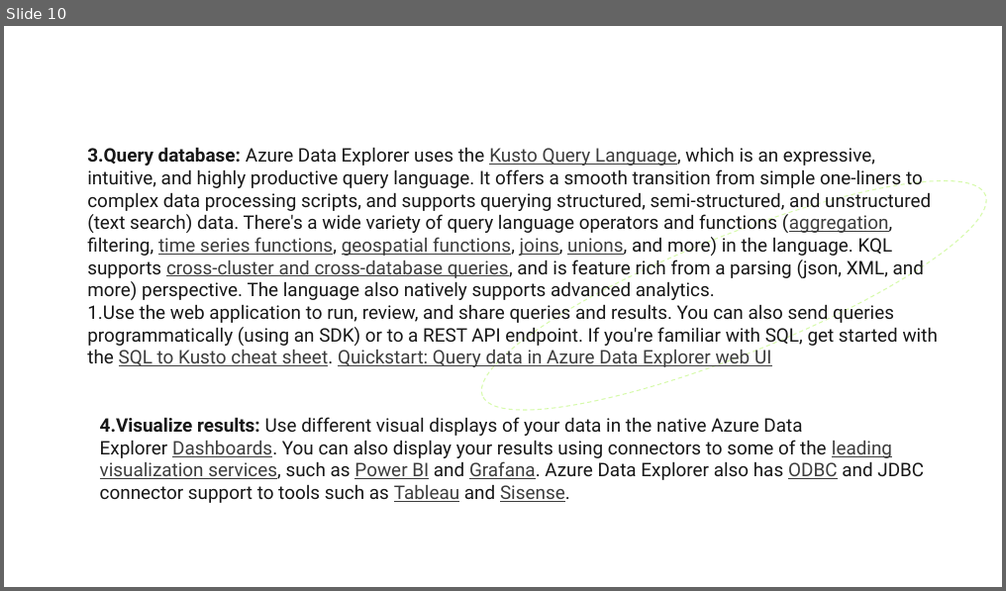
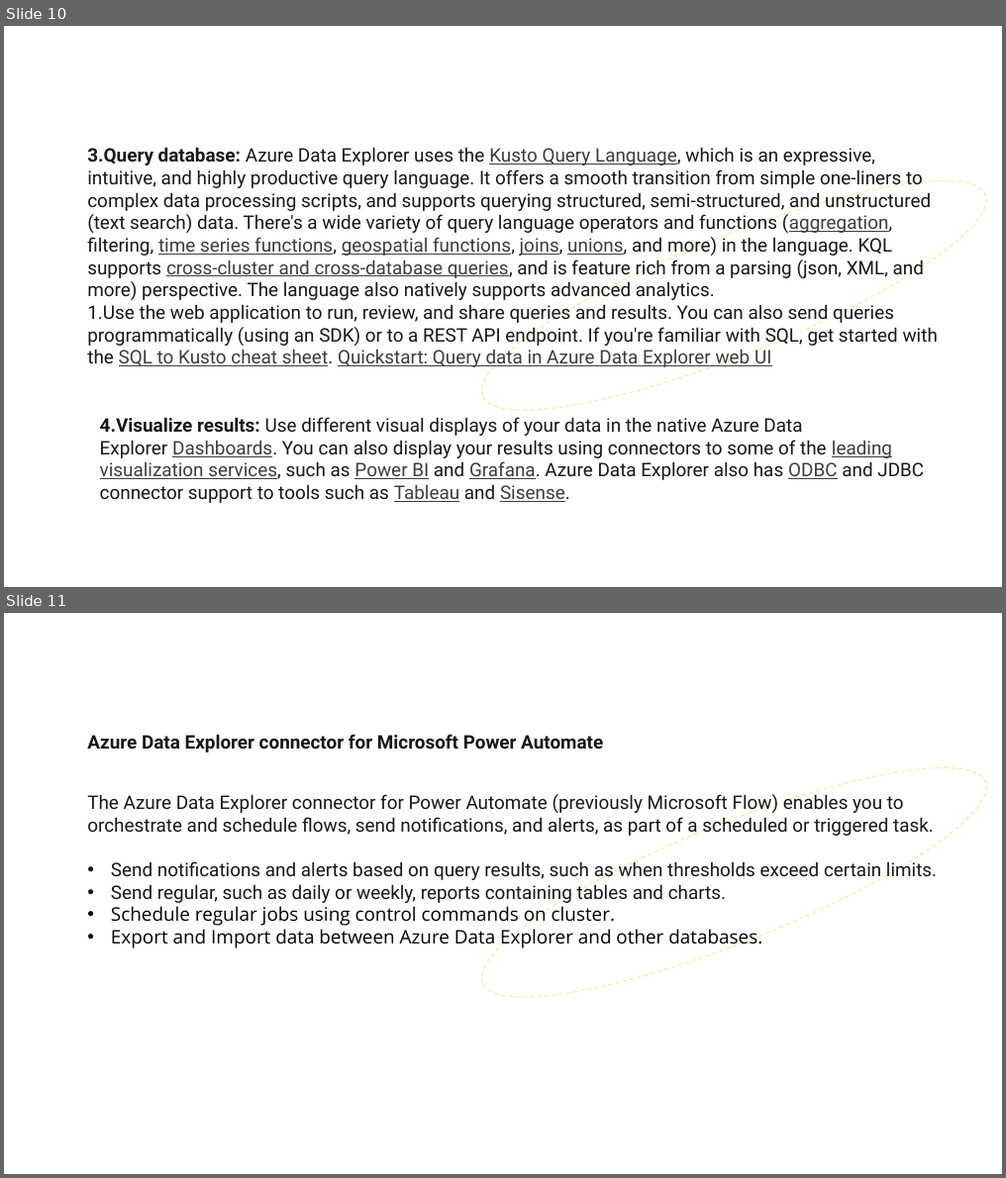
Before and after one commit to Deloitte-Azure-Accelerators/DataExplorer, a slide deck: Azure Data Explorer.pptx. Shown one above the other, each under a label of ours: slide 10 before the commit, slides 10 and 11 after it. The pictures are 1006x591 and 1006x1178 pixels, drawn with LibreOffice and Linux fonts; fonts in the diff are those of the drawing; background and template pictures are left out. Boxes give left, top, right and bottom in pixels: in the first picture for what was removed or moved away, otherwise in the second. Text is boxed around its words. In the diff, an @@ line names an element or a change of style, - is before the commit and + after.

Commit message:
updating slide

```diff
--- a/Azure Data Explorer.pptx
+++ b/Azure Data Explorer.pptx
@@ slide 11 added at [4,613,1002,1174], background #FFFFFF; not listed: 1 template element that a slide beside it also shows @@
@@ ellipse added at [460,727,1002,1039], outline #86F200 1 pt dashed @@
@@ text added at [87,734,603,753], 18 pt, text #171717, bold @@
+Azure Data Explorer connector for Microsoft Power Automate
@@ text added at [87,792,937,950], 18 pt, text #171717 @@
+The Azure Data Explorer connector for Power Automate (previously Microsoft Flow) enables you to orchestrate and schedule flows, send notifications, and alerts, as part of a scheduled or triggered task.
+• Send notifications and alerts based on query results, such as when thresholds exceed certain limits.
+• Send regular, such as daily or weekly, reports containing tables and charts.
+• Schedule regular jobs using control commands on cluster.
+• Export and Import data between Azure Data Explorer and other databases.
```
Also in this commit, not shown: 10 other slides added.
